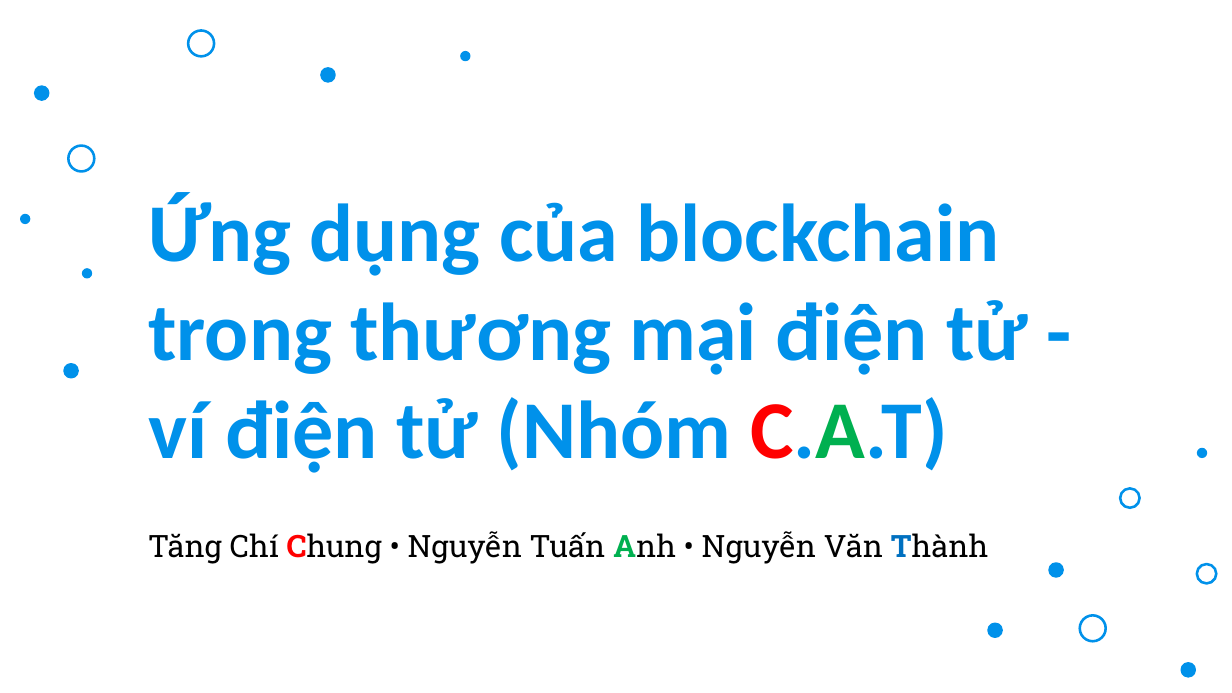
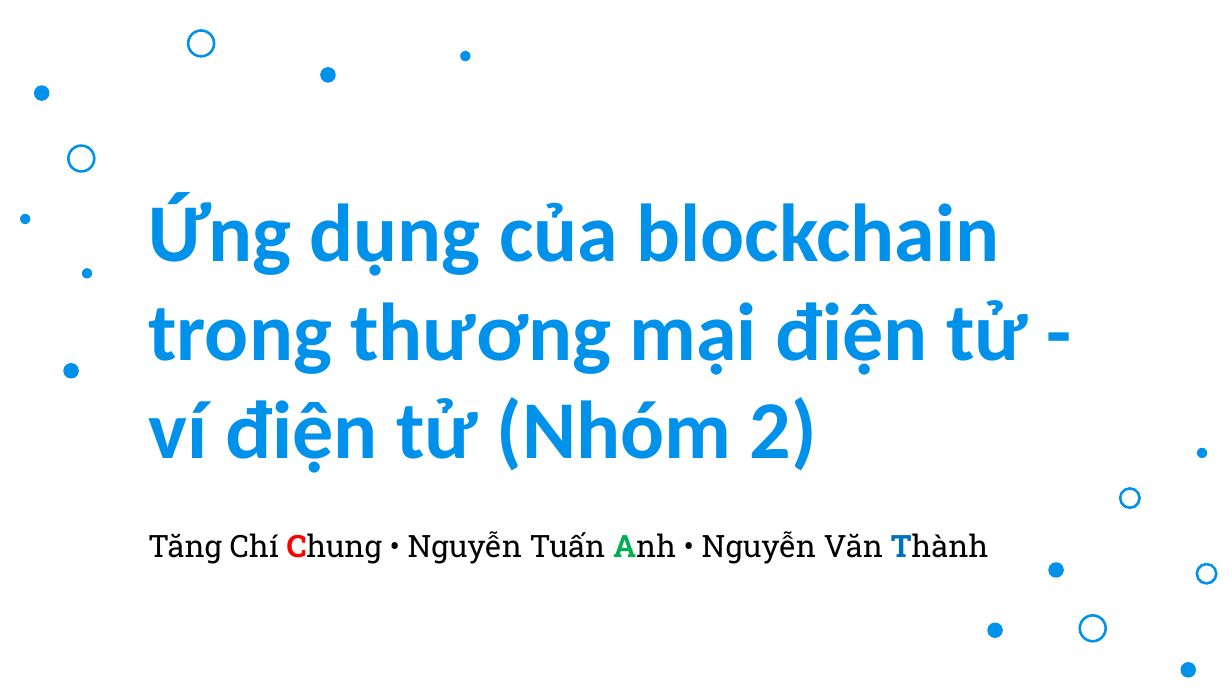
Before and after one commit to TccKaiCi/blockChainWallet, a slide deck: slide 1 of atbmhttt2.pptx. Drawn at 1232x693 pixels with LibreOffice and Linux fonts; fonts in the diff are those of the drawing; background and template pictures are left out. Boxes give left, top, right and bottom in pixels: in the first picture for what was removed or moved away, otherwise in the second. Text is boxed around its words. In the diff, an @@ line names an element or a change of style, - is before the commit and + after.

```diff
--- a/atbmhttt2.pptx
+++ b/atbmhttt2.pptx
@@ title at (148,193,1028,473): text changed @@
-Ứng dụng của blockchain trong thương mại điện tử - ví điện tử (Nhóm C.A.T)
+Ứng dụng của blockchain trong thương mại điện tử - ví điện tử (Nhóm 2)
```
Also in this commit, not shown: 2 other slides changed.
